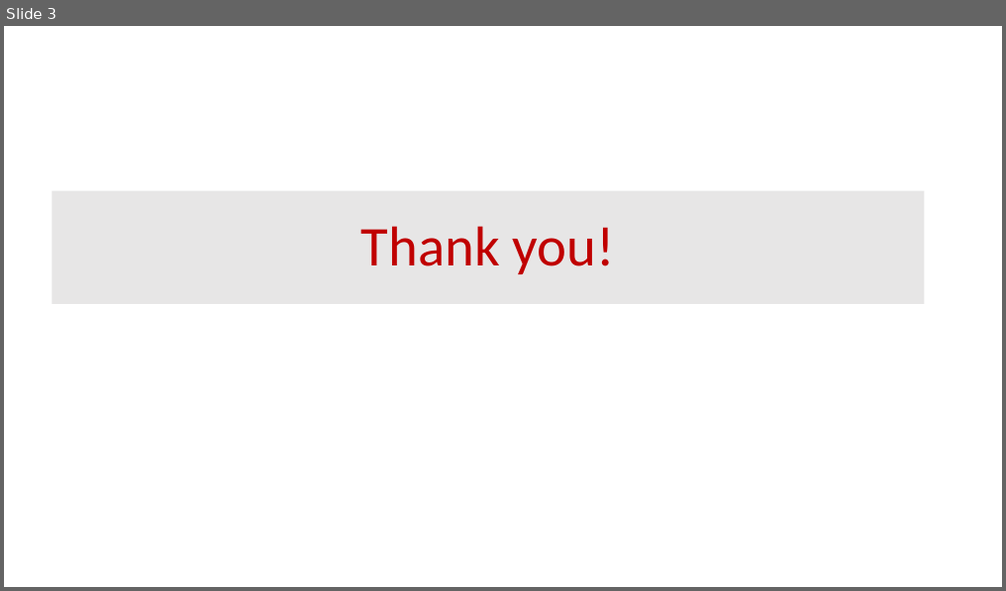
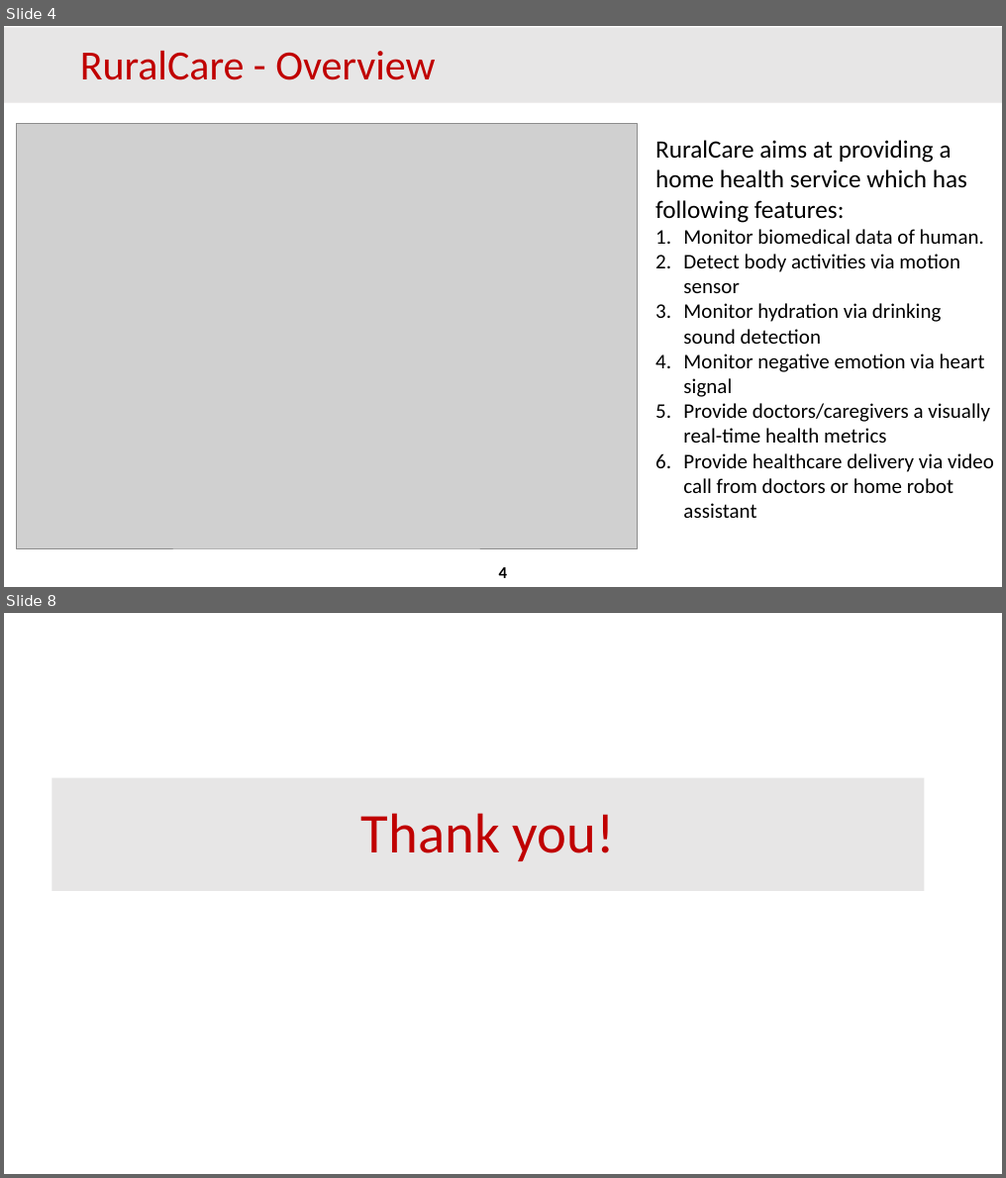
Before and after one commit to AWSGoPokes/aws-iot, a slide deck: docs/Presentation.pptx. Shown one above the other, each under a label of ours: slide 3 before the commit, slides 4 and 8 after it; the slides between them are not shown. The pictures are 1006x591 and 1006x1178 pixels, drawn with LibreOffice and Linux fonts; fonts in the diff are those of the drawing; grey boxes stand for pictures; background and template pictures are left out. Boxes give left, top, right and bottom in pixels: in the first picture for what was removed or moved away, otherwise in the second. Text is boxed around its words. In the diff, an @@ line names an element or a change of style, - is before the commit and + after.

```diff
--- a/docs/Presentation.pptx
+++ b/docs/Presentation.pptx
@@ slide 4 added at (x1=4, y1=26, x2=1002, y2=587), background #FFFFFF @@
@@ rectangle added at (x1=4, y1=28, x2=1002, y2=103), fill #E7E6E6 @@
@@ title added at (x1=80, y1=51, x2=435, y2=80), 40 pt, text #C00000 @@
+RuralCare - Overview
@@ picture added at (x1=16, y1=123, x2=637, y2=550) @@
@@ text added at (x1=655, y1=140, x2=994, y2=518), 20 pt, text #000000 @@
+RuralCare aims at providing a home health service which has following features:
+1. Monitor biomedical data of human.
+2. Detect body activities via motion sensor
+3. Monitor hydration via drinking sound detection
+4. Monitor negative emotion via heart signal
+5. Provide doctors/caregivers a visually real-time health metrics
+6. Provide healthcare delivery via video call from doctors or home robot assistant
@@ page number added at (x1=499, y1=568, x2=507, y2=578), 16 pt, text #000000, bold @@
+4
@@ what was slide 3 is now slide 8 @@
```
Also in this commit, not shown: 2 slides changed, 4 other slides added.
